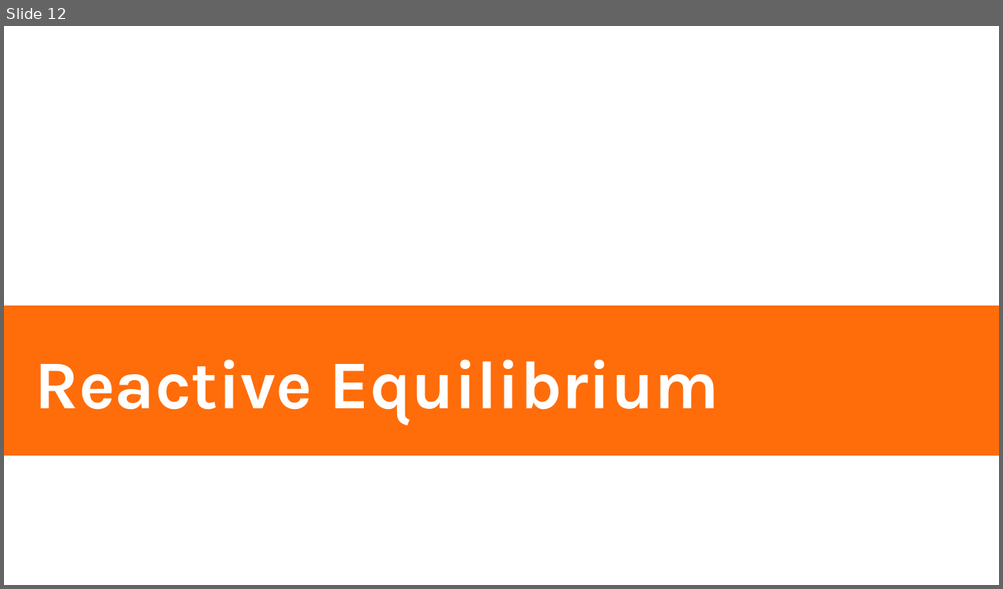
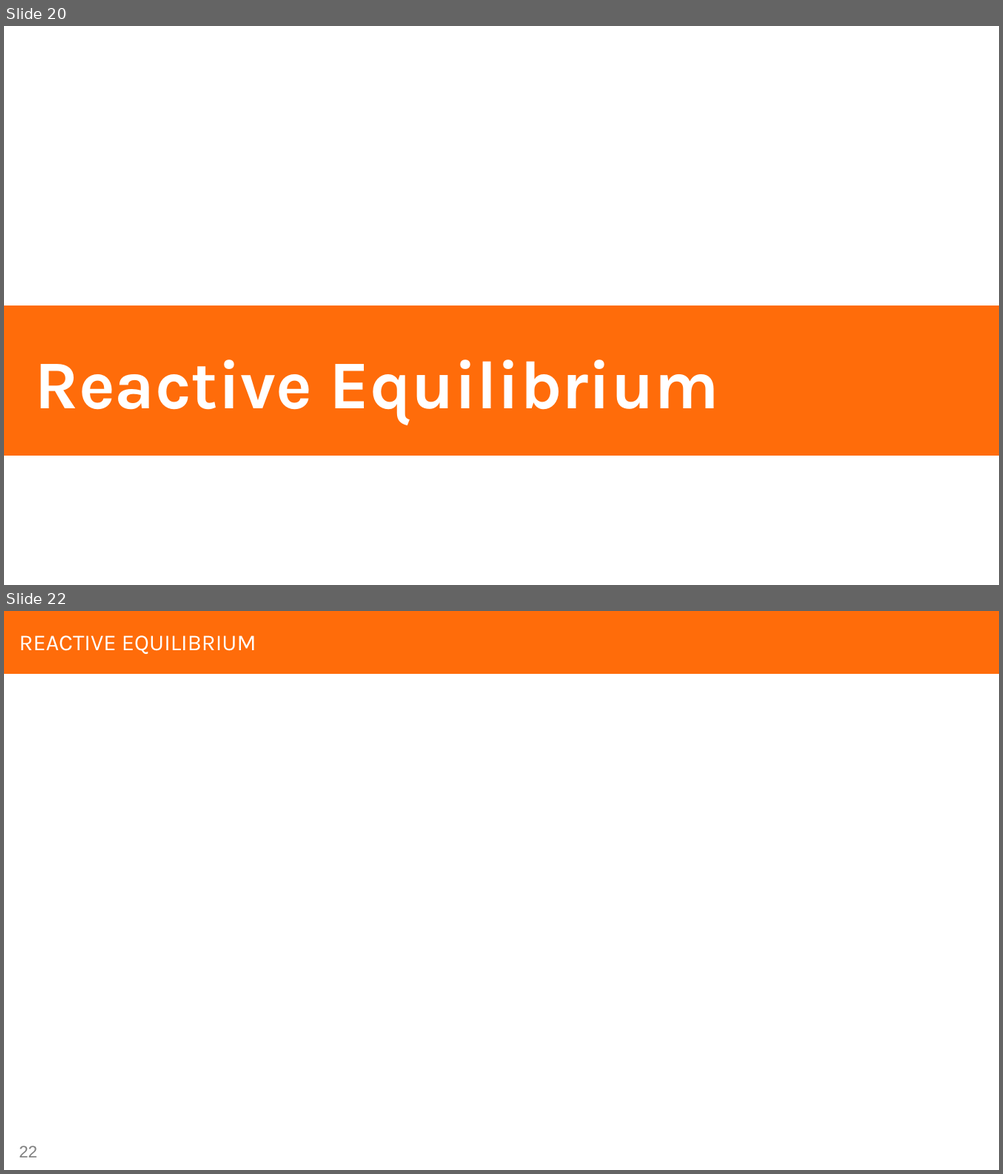
Before and after one commit to zgw-group/polymer_physics_lectures, a slide deck: clapeyron/Clapeyron_tutorial.pptx. Shown one above the other, each under a label of ours: slide 12 before the commit, slides 20 and 22 after it; the slides between them are not shown. The pictures are 1003x589 and 1003x1174 pixels, drawn with LibreOffice and Linux fonts; fonts in the diff are those of the drawing; grey boxes stand for pictures. Boxes give left, top, right and bottom in pixels: in the first picture for what was removed or moved away, otherwise in the second. Text is boxed around its words. In the diff, an @@ line names an element or a change of style, - is before the commit and + after.

```diff
--- a/clapeyron/Clapeyron_tutorial.pptx
+++ b/clapeyron/Clapeyron_tutorial.pptx
@@ slide 22 added at (4,611,999,1170), background #FFFFFF @@
@@ rectangle added at (4,611,999,674), fill #FF6C0A @@
@@ title added at (19,635,256,654), 22 pt, text #FFFFFF @@
+REACTIVE EQUILIBRIUM
@@ page number added at (19,1146,37,1158), 16 pt, text #808080 @@
+22
@@ what was slide 12 is now slide 20 @@
```
Also in this commit, not shown: 3 slides changed, 15 other slides added, 3 slides removed.
